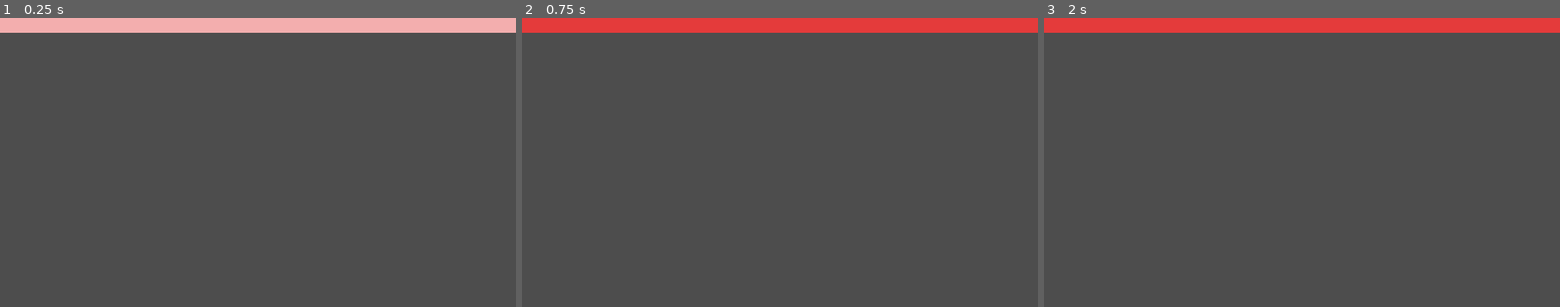
Above: before the commit, frames 1-3 (left to right).
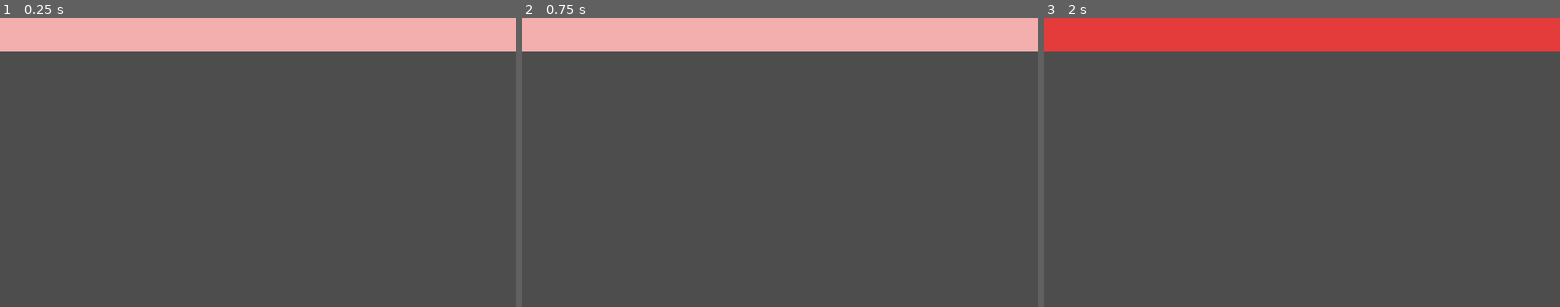
Above: after the commit, the same moments.

Repository: Clement-Quach/queensgamejam
Game: Godot game, scene res://scenes/laser.tscn
Two runs of this game, one before a commit and one after it. Both use one fixed random seed, a clock stepped at 60 frames per second and the inputs below. This scene is started directly instead of the project's main scene.
Inputs (mouse positions are in pixels of both pictures, inside the frame that each line leads up to):
- Up to frame 1 (0.25 s): no input
- Up to frame 2 (0.75 s): tap Enter (ui_accept) at 0.5 s; move the mouse to (893, 148) at 0.52 s; press the mouse at (893, 148) at 0.53 s; hold D (move_right) from 0.53 s (still down)
- Up to frame 3 (2 s): keep holding D (move_right); tap Enter (ui_accept) at 0.77, 1.25, 1.52 s; move the mouse to (1198, 176) at 1.27 s; release the mouse at (1198, 176) at 1.28 s; click (1198, 176) at 1.35 s

The runs differ from the first frame. In frame 1, 6.5% of the frame differs, in the area x 0-100%, y 5-12%; in frame 2, 12%, in the area x 0-100%, y 0-12%; in frame 3, 6.5%.

Commit message:
added lasers done

Diff:
--- a/queensgamejam/laser.gd
+++ b/queensgamejam/laser.gd
@@ -7,4 +7,4 @@
 
 func _on_area_2d_area_entered(area: Area2D) -> void:
 	var playerNode = get_parent().get_node("player")
-	print("hit")# Replace with function body.
+	playerNode.get_node("leveling").takeDMG()
--- a/queensgamejam/scenes/laser.tscn
+++ b/queensgamejam/scenes/laser.tscn
@@ -1,7 +1,9 @@
-[gd_scene load_steps=7 format=3 uid="uid://cimvhc70pa66l"]
+[gd_scene load_steps=9 format=3 uid="uid://cimvhc70pa66l"]
 
 [ext_resource type="Script" path="res://laser.gd" id="1_34bhe"]
+[ext_resource type="AudioStream" uid="uid://b3ek06fjgugwe" path="res://assets/mixkit-arcade-mechanical-bling-210.wav" id="2_b4kuw"]
 [ext_resource type="Texture2D" uid="uid://bh76upp0nlnrj" path="res://assets/laser.png" id="2_geqbl"]
+[ext_resource type="AudioStream" uid="uid://dgy6lw7akpt3x" path="res://assets/laser.mp3" id="2_hve5b"]
 
 [sub_resource type="Animation" id="Animation_ue2n1"]
 resource_name = "laser"
@@ -12,7 +14,7 @@
 tracks/0/interp = 1
 tracks/0/loop_wrap = true
 tracks/0/keys = {
-"times": PackedFloat32Array(0, 0.533333),
+"times": PackedFloat32Array(0, 0.466667),
 "transitions": PackedFloat32Array(1, 1),
 "update": 1,
 "values": [1, 0]
@@ -24,10 +26,22 @@
 tracks/1/interp = 1
 tracks/1/loop_wrap = true
 tracks/1/keys = {
-"times": PackedFloat32Array(0, 0.666667),
+"times": PackedFloat32Array(0, 0.533333),
 "transitions": PackedFloat32Array(1, 1),
 "update": 1,
 "values": [true, false]
+}
+tracks/2/type = "value"
+tracks/2/imported = false
+tracks/2/enabled = true
+tracks/2/path = NodePath("../laserSound:stream")
+tracks/2/interp = 1
+tracks/2/loop_wrap = true
+tracks/2/keys = {
+"times": PackedFloat32Array(0),
+"transitions": PackedFloat32Array(1),
+"update": 1,
+"values": [ExtResource("2_hve5b")]
 }
 
 [sub_resource type="Animation" id="Animation_1ty2l"]
@@ -56,6 +70,18 @@
 "update": 1,
 "values": [true]
 }
+tracks/2/type = "value"
+tracks/2/imported = false
+tracks/2/enabled = true
+tracks/2/path = NodePath("../laserSound:stream")
+tracks/2/interp = 1
+tracks/2/loop_wrap = true
+tracks/2/keys = {
+"times": PackedFloat32Array(0),
+"transitions": PackedFloat32Array(1),
+"update": 1,
+"values": [ExtResource("2_hve5b")]
+}
 
 [sub_resource type="AnimationLibrary" id="AnimationLibrary_puvd5"]
 _data = {
@@ -69,16 +95,22 @@
 [node name="laser" type="Node2D"]
 script = ExtResource("1_34bhe")
 
+[node name="laserSound" type="AudioStreamPlayer" parent="."]
+stream = ExtResource("2_hve5b")
+
+[node name="AudioStreamPlayer" type="AudioStreamPlayer" parent="."]
+stream = ExtResource("2_b4kuw")
+
 [node name="AnimationPlayer" type="AnimationPlayer" parent="."]
 root_node = NodePath("../Sprite2D")
 libraries = {
 "": SubResource("AnimationLibrary_puvd5")
 }
-speed_scale = 0.807
+speed_scale = 0.569
 
 [node name="Sprite2D" type="Sprite2D" parent="."]
 texture_filter = 1
-scale = Vector2(906.7, 17.4667)
+scale = Vector2(906.7, 39.4)
 texture = ExtResource("2_geqbl")
 hframes = 2
 frame = 1
--- a/queensgamejam/scenes/leveling.gd
+++ b/queensgamejam/scenes/leveling.gd
@@ -92,7 +92,13 @@
 	if level%3==0:
 		augment()
 
-
+func takeDMG():
+	if health == 0:
+		$dead.play()
+		get_parent().visible = false
+		await get_tree().create_timer(0.4).timeout
+		queue_free()
+	loseHp()
 func pickUp():
 	if levelPts == toNextLevel:
 		levelUp()
@@ -113,9 +119,4 @@
 
 
 func _on_hurtbox_area_entered(area: Area2D) -> void:
-	if health == 0:
-		$dead.play()
-		get_parent().visible = false
-		await get_tree().create_timer(0.4).timeout
-		queue_free()
-	loseHp()
+	takeDMG()
Not shown, added: queensgamejam/assets/laser.mp3.import
Not shown: 1 places in queensgamejam/scenes/boss1flash.tres that only renumber resources
Not shown, added: queensgamejam/assets/laser.mp3
